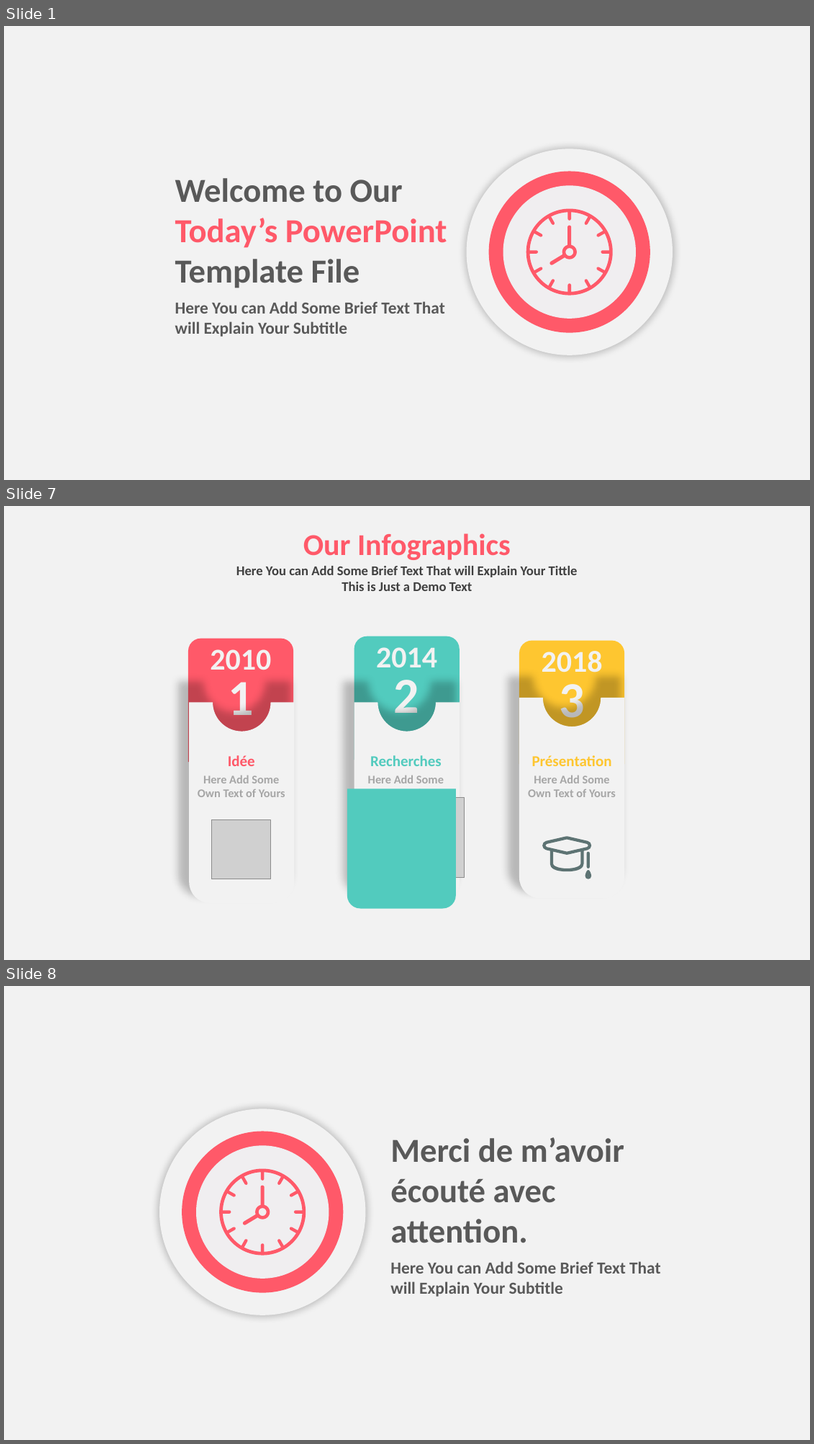
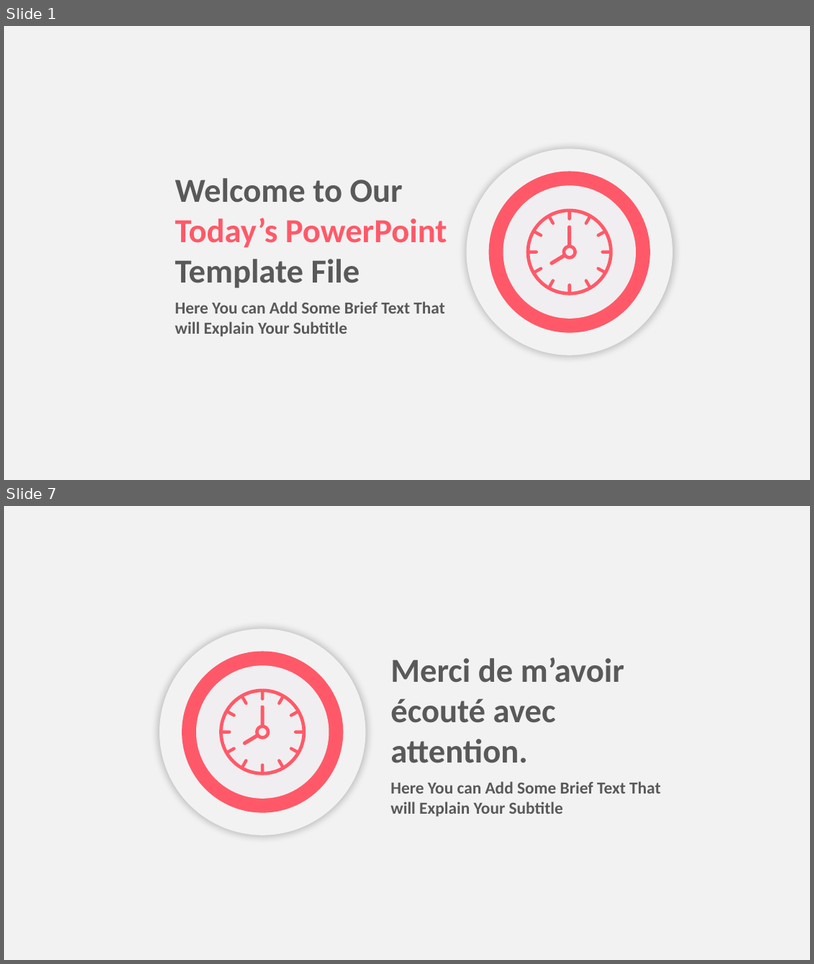
Before and after one commit to Jeremy-Sabadie/pmn-tools, a slide deck: pvt/pvt.pptx. Shown one above the other, each under a label of ours: slides 1, 7 and 8 before the commit, slides 1 and 7 after it; the slides between them are not shown. The pictures are 814x1444 and 814x964 pixels, drawn with LibreOffice and Linux fonts; fonts in the diff are those of the drawing; grey boxes stand for pictures. Boxes give left, top, right and bottom in pixels: in the first picture for what was removed or moved away, otherwise in the second. Text is boxed around its words. In the diff, an @@ line names an element or a change of style, - is before the commit and + after.

```diff
--- a/pvt/pvt.pptx
+++ b/pvt/pvt.pptx
@@ slide 7 removed at <box>4,506,810,960</box>, background #F2F2F2 @@
@@ text removed at <box>304,533,511,560</box> @@
-Our Infographics
@@ text removed at <box>237,566,578,591</box> @@
-Here You can Add Some Brief Text That will Explain Your Tittle This is Just a Demo Text
@@ round same rect removed at <box>188,638,293,762</box> @@
@@ text removed at <box>210,649,271,669</box> @@
-2010
@@ round same rect removed at <box>354,636,460,759</box> @@
@@ text removed at <box>376,647,437,667</box> @@
-2014
@@ round same rect removed at <box>520,641,625,764</box> @@
@@ text removed at <box>542,651,603,679</box> @@
-2018
@@ text removed at <box>228,682,253,727</box> @@
-1
@@ text removed at <box>394,680,419,725</box> @@
-2
@@ freeform shape removed at <box>520,698,625,898</box> @@
@@ text removed at <box>559,684,584,729</box> @@
-3
@@ freeform shape removed at <box>189,702,294,903</box> @@
@@ freeform shape removed at <box>354,702,460,903</box> @@
@@ text removed at <box>228,755,255,766</box> @@
-Idée
@@ text removed at <box>370,755,442,766</box> @@
-Recherches
@@ text removed at <box>532,755,612,766</box> @@
-Présentation
@@ text removed at <box>198,775,286,797</box> @@
-Here Add Some Own Text of Yours
@@ text removed at <box>362,775,450,789</box> @@
-Here Add Some Own Text of Yours
@@ text removed at <box>528,775,616,797</box> @@
-Here Add Some Own Text of Yours
@@ round same rect removed at <box>347,788,456,908</box> @@
@@ picture removed at <box>385,798,464,877</box> @@
@@ picture removed at <box>211,820,271,879</box> @@
@@ freeform shape removed at <box>543,836,592,871</box> @@
@@ freeform shape removed at <box>585,870,592,879</box> @@
@@ freeform shape removed at <box>587,852,590,868</box> @@
@@ what was slide 8 is now slide 7 @@
```
Also in this commit, not shown: 1 slide changed, 4 slides added, 4 other slides removed, 11 other files.
